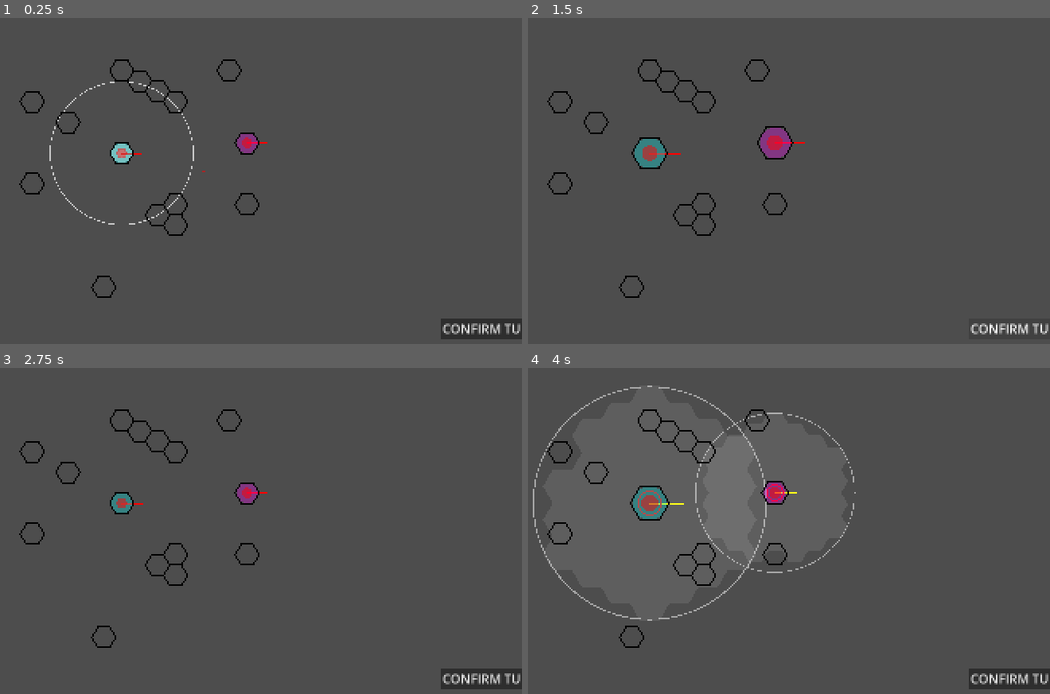
Above: before the commit, frames 1-4 (two rows, left to right).
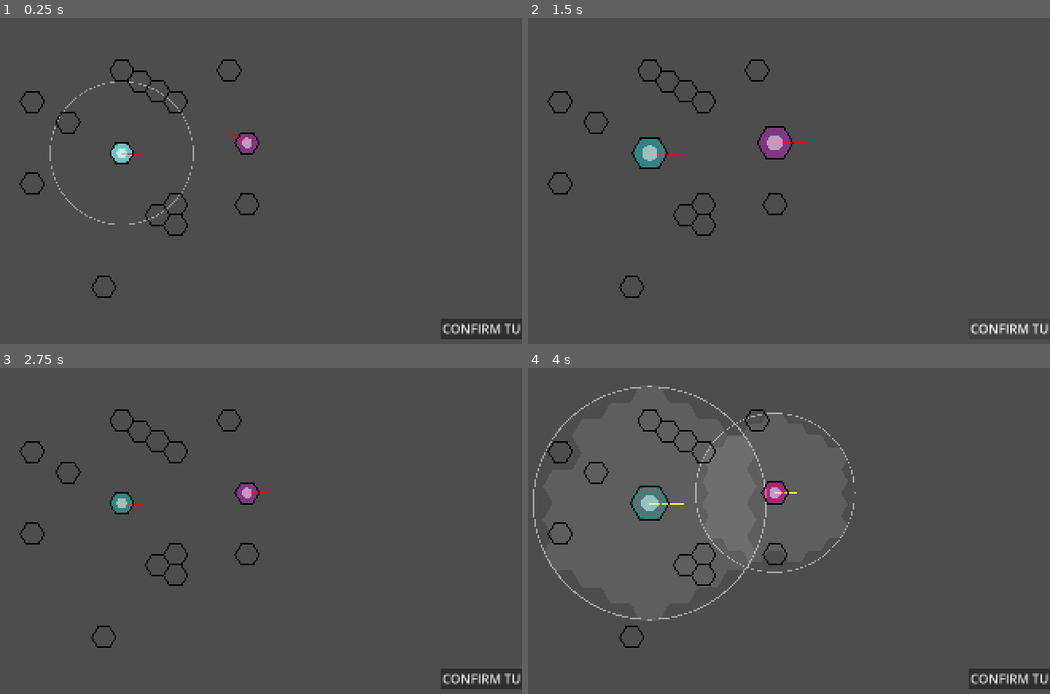
Above: after the commit, the same moments.

Repository: DoodlesQ/hex-strategy-game
Game: Godot game, scene res://main.tscn
Same seed, same stepped clock (60 frames per second), same inputs: the game is played once before the commit and once after it. The project has no main scene, so this scene is started directly.
Inputs (mouse positions are in pixels of both pictures, inside the frame that each line leads up to):
- Up to frame 1 (0.25 s): no input
- Up to frame 2 (1.5 s): click "CONFIRM TURN" at 0.5 s; click "CONFIRM TURN" at 1.25 s
- Up to frame 3 (2.75 s): tap Enter at 2 s; move the mouse to (344, 504) at 2.02 s; hold Right (beat_cycle_up) from 2.03 s (still down); tap \ (change_faction) at 2.1 s; click (344, 504) at 2.17 s
- Up to frame 4 (4 s): release Right (beat_cycle_up) at 2.75 s; drag from (606, 540) to (700, 592) at 2.77 s; tap Space (change_tool) at 3.5 s; move the mouse to (794, 442) at 3.52 s; hold Right (beat_cycle_up) from 3.53 s (still down); tap Z (move_undo) at 3.6 s

The runs differ from the first frame. In frame 1, 0.3% of the frame differs, in the area x 9-52%, y 19-64%; in frame 2, 0.2%; in frame 3, 0.1%; in frame 4, 0.2%.

Commit message:
To-hit equation fixed

Diff:
--- a/Objects/beat_manager.gd
+++ b/Objects/beat_manager.gd
@@ -215,6 +215,7 @@
 		if tool == Tool.COMMAND:
 			for token : Token in tokens:
 				if token.faction == control_faction:
+					Token.draw_path(self, token, token.position, 0.125)
 					for i : int in range(4):
 						var b : Vector3 = token.backsolve(i)
 						var a : float = 0.2 if i != beat_editing else 0.5
@@ -230,9 +231,9 @@
 								draw_cone = true
 								dir = Cubic.get_angle(com.target - b)
 						if draw_cone:
-							Token.draw_vision_cone(self, token, dir, Cubic.to_real(b, grid), 0.25)
+							Token.draw_vision_cone(self, token, dir, Cubic.to_real(b, grid), a * 0.5)
 						elif com.type == Command.Type.WATCH:
-							Token.draw_periphery(self, token, Cubic.to_real(b, grid), 0.25)
+							Token.draw_periphery(self, token, Cubic.to_real(b, grid), a * 0.5)
 
 
 		var c : float = 1.0 if tool == Tool.COMMAND else 0.0
--- a/Objects/token.gd
+++ b/Objects/token.gd
@@ -210,6 +210,7 @@
 var look_smooth : bool = false
 
 ## The angle that this token is currently facing.
+@export_range(-PI, PI, 0.01)
 var facing : float = -Cell.PI_6:
 	set(value):
 		var new_facing : float = wrapf(value, -PI, PI)
@@ -531,9 +532,11 @@
 		target_tile = target + cubic
 		moment_accuracy *= periphery_penalty
 	if enemy.visibility == 1: moment_accuracy *= partial_penalty
-	var shot : float = randf() - enemy.token.evasion
+	var shot : float = randf()
+	var dodge : float = randf()
 	var location : Vector3 = backsolve(beat)
-	if shot < moment_accuracy and shot > 0.0:
+	if (shot < moment_accuracy and dodge > enemy.token.evasion) or \
+			dodge < -enemy.token.evasion:
 		enemy.token.deal_damage(damage, location)
 	else:
 		enemy.token.deal_damage(damage * miss_penalty, location)
@@ -614,10 +617,10 @@
 
 	var hp_circle : Array[Vector2] = [Vector2.ZERO]
 	var t : float = 0
-	while t <= TAU * health / max_health:
-		t += 0.1
-		hp_circle.append(Vector2.from_angle(t - Cell.PI_6 - (PI / 2)) * manager.grid.inner_radius * 0.5)
-	draw_colored_polygon(hp_circle, Color(1,0,0,0.5))
+	while t >= -TAU * health / max_health:
+		t -= 0.1
+		hp_circle.append(Vector2.from_angle(t - (PI * 0.5)) * manager.grid.inner_radius * 0.5)
+	draw_colored_polygon(hp_circle, Color(1,1,1,0.5))
 
 	super._draw()
 
--- a/main.tscn
+++ b/main.tscn
@@ -37,6 +37,7 @@
 move_length = 2
 focus_distance = 10
 periphery = 1.0471975511965976
+facing = -3.141592653589793
 visibility = 1
 cubic = Vector3(2, -2, 0)
 metadata/_custom_type_script = "uid://b0gpnolicy1rx"
